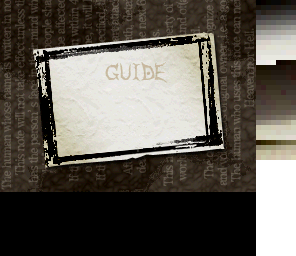
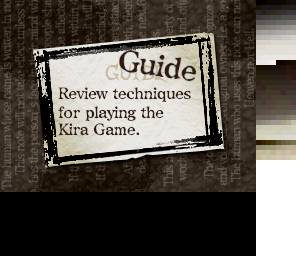
Comparing the layer stacks of the two 296×256 images. Changes:
added layer "Guide" above "Review techniqu..." over [118, 50, 197, 82]
added layer "Review techniqu..." above "Layer" over [58, 87, 191, 136]
